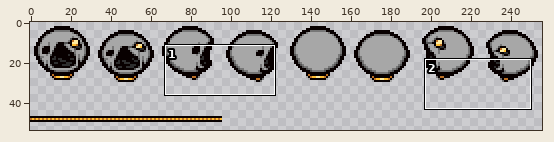
Sprite sheet -- resources/gfx/characters/costumes/costume_keepersrope_grey.png. Above, an overview of the earlier version with the close-up marked.
Close-up. First the earlier version:
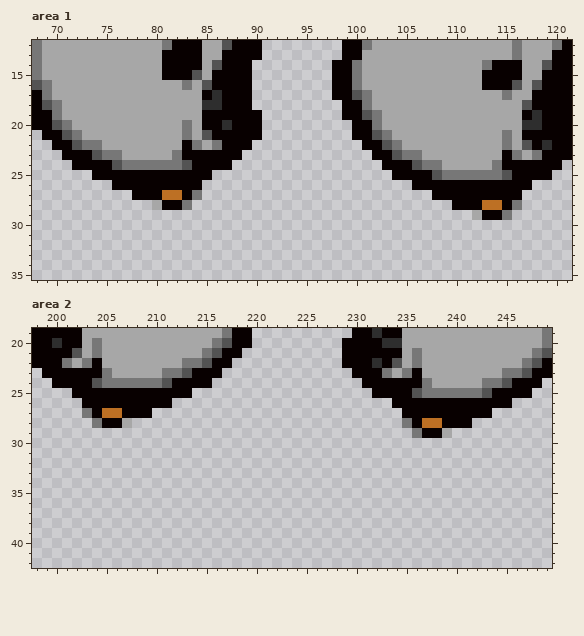
The file is 256x64 pixels. Colours within 5 levels of each other are drawn and written as one. Shown: area 1: x 68..121, y 12..35; area 2: x 198..249, y 19..42. The wide view leaves out empty margins.
Once edited:
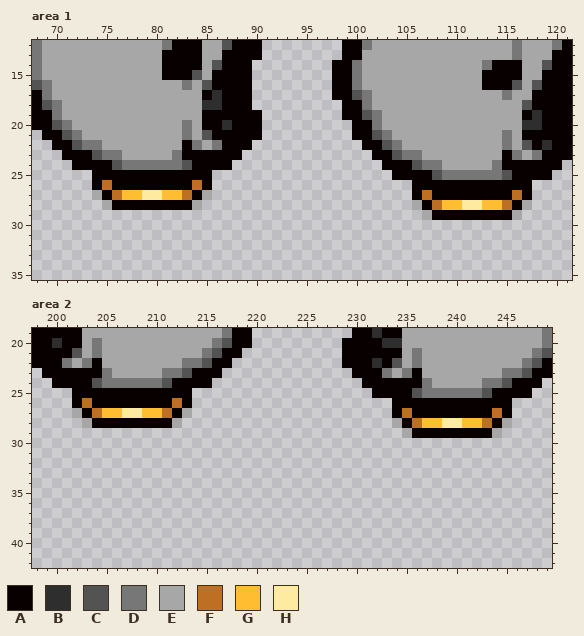
Palette (. is transparent): A #080000  B #2e2e2e  C #535353  D #777777  E #a7a7a7  F #bd7024  G #ffbe32  H #ffeba0
The edit:
--- area 1
@@ x 68..121 @@
 25 ......AAAAAAAAAAAA..................AAAACDDDDDDCAAAA..
-26 ........AAAAAAAAA.....................AAAAAAAAAAAA....
-27 ..........AAAFFAD.......................AAAAAAAAA.....
-28 ............EAAD..........................AAAFFAD.....
-29 ............................................EAAD......
+26 ......AFAAAAAAAAFA....................AAAAAAAAAAAA....
+27 ......EAFGGHHGGFAE....................AFAAAAAAAAFA....
+28 .......EAAAAAAAAE.....................EAFGGHHGGFAE....
+29 .......................................EAAAAAAAAE.....
 30 ......................................................
--- area 2
@@ x 198..249 @@
 25 ....AAAAAAAAAAAA..................AAAACDDDDDDCAAAA..
-26 .....AAAAAAAAA......................AAAAAAAAAAAA....
-27 .....DAFFAAA.........................AAAAAAAAA......
-28 ......DAAE...........................DAFFAAA........
-29 ......................................DAAE..........
+26 ....AFAAAAAAAAFA....................AAAAAAAAAAAA....
+27 ....EAFGGHHGGFAE....................AFAAAAAAAAFA....
+28 .....EAAAAAAAAE.....................EAFGGHHGGFAE....
+29 .....................................EAAAAAAAAE.....
 30 ....................................................
